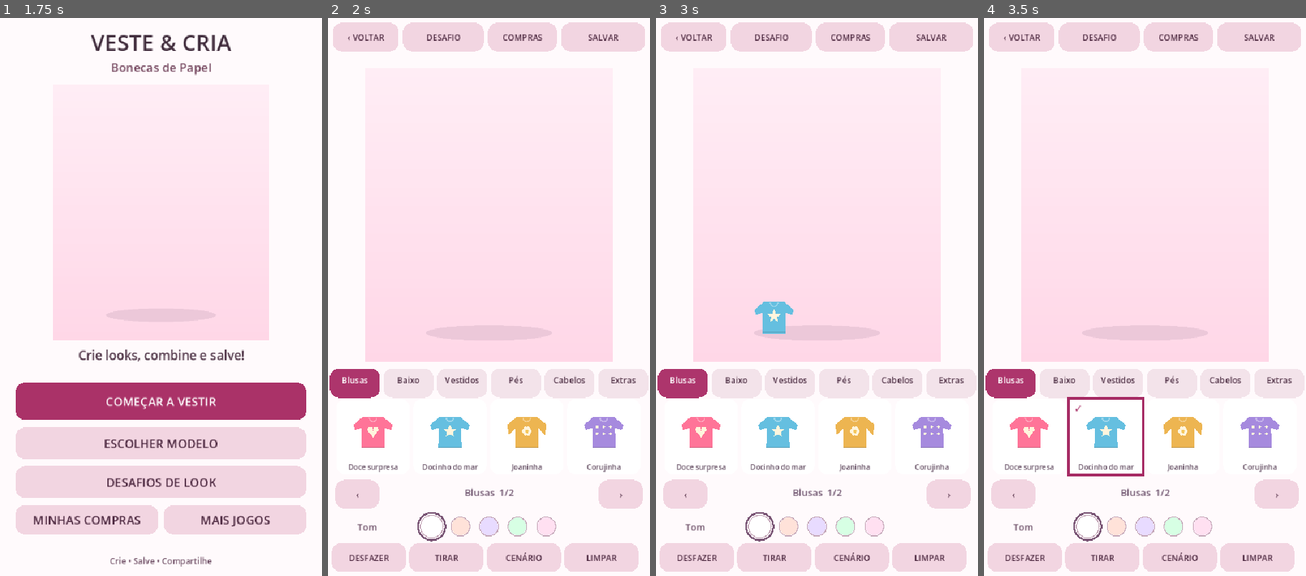
Above: before the commit, frames 1-4 (left to right).
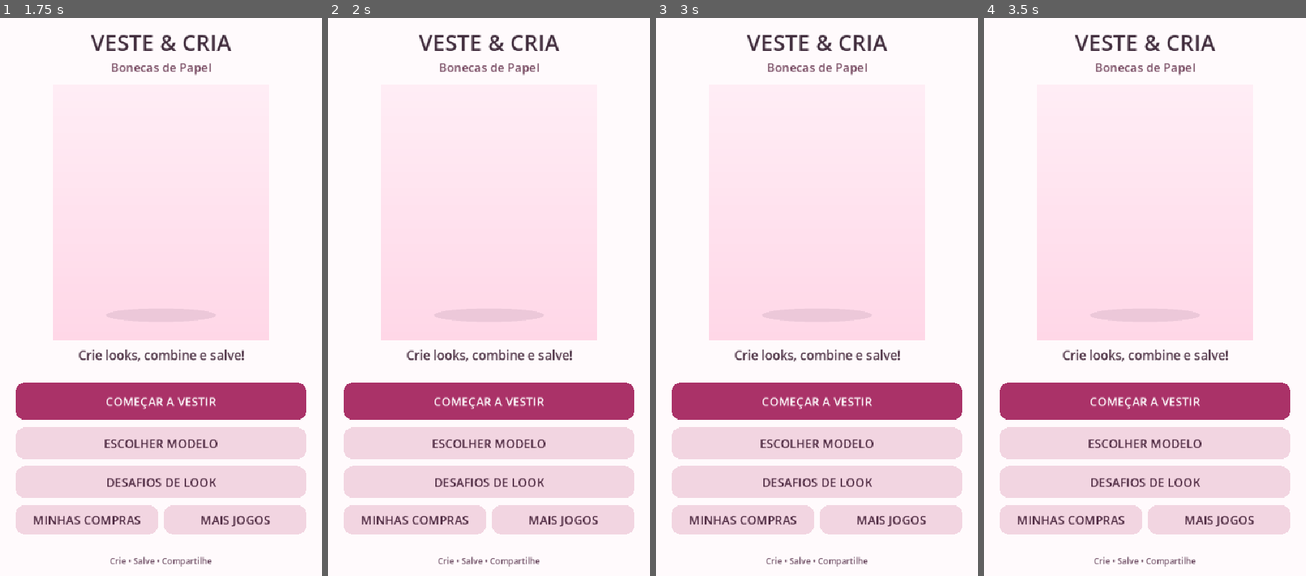
Above: after the commit, the same moments.

Repository: pitinga/game-paper-dolls-mobile
Game: Godot game, scene res://scenes/main.tscn
Same seed, same stepped clock (60 frames per second), same inputs: the game is played once before the commit and once after it.
Inputs (mouse positions are in pixels of both pictures, inside the frame that each line leads up to):
- Up to frame 1 (1.75 s): tap Enter at 0.5 s; drag from (161, 291) to (193, 163) at 0.52 s; tap Space at 1.25 s; drag from (96, 319) to (144, 403) at 1.27 s
- Up to frame 2 (2 s): no input
- Up to frame 3 (3 s): move the mouse to (849, 163) at 2.02 s; click (849, 163) at 2.17 s; tap Enter at 2.75 s; drag from (800, 403) to (720, 202) at 2.77 s
- Up to frame 4 (3.5 s): no input

Frame 1 is identical in both runs. In frame 2, 36% of the frame differs, in the area x 0-99%, y 0-100%; in frame 3, 36%; in frame 4, 36%.

Commit message:
fix: proteger gestos e validar exportação PNG real (#4)
DOLL-INPUT-003, DOLL-MULTI-004 e DOLL-EXPORT-TEST-005. 5 suítes Godot locais aprovadas, exportação gráfica PNG 540x640 em Xvfb confirmada no CI, workflow verde.

Diff:
--- a/scripts/studio.gd
+++ b/scripts/studio.gd
@@ -10,6 +10,7 @@
 const EXPORT_FOLDER := "user://criacoes"
 const ENTITLEMENT_FILE := "user://paper_dolls_pro.cfg"
 const WARDROBE_HEIGHT := 360.0
+const TAP_SLOP := 18.0
 # Never sell duplicated placeholder art. Enable only after unique licensed Pro assets ship.
 const PRO_SALES_ENABLED := false
 
@@ -21,6 +22,7 @@
 var dragging_id := ""
 var drag_pos := Vector2.ZERO
 var drag_origin := Vector2.ZERO
+var _tap_start_target := ""
 var toast := ""
 var toast_elapsed := 0.0
 var exported_path := ""
@@ -401,7 +403,8 @@
 		if event.pressed:
 			_pointer_down(event.index, event.position)
 		elif event.canceled:
-			_cancel_pointer()
+			if event.index == active_finger:
+				_cancel_pointer()
 		else:
 			_pointer_up(event.index, event.position)
 		accept_event()
@@ -440,6 +443,7 @@
 func _cancel_pointer() -> void:
 	active_finger = -99
 	dragging_id = ""
+	_tap_start_target = ""
 	queue_redraw()
 
 
@@ -450,6 +454,7 @@
 	drag_origin = point
 	drag_pos = point
 	dragging_id = _card_at(point) if screen == "studio" else ""
+	_tap_start_target = _tap_target_at(point) if dragging_id.is_empty() else ""
 	queue_redraw()
 
 
@@ -465,14 +470,70 @@
 	if active_finger != finger:
 		return
 	active_finger = -99
+	var initial_target := _tap_start_target
+	_tap_start_target = ""
 	if not dragging_id.is_empty():
 		var dragged := dragging_id
 		dragging_id = ""
 		if point.y < size.y - WARDROBE_HEIGHT or point.distance_to(drag_origin) < 22:
 			_wear(dragged)
-	else:
+	elif not initial_target.is_empty() and initial_target == _tap_target_at(point) \
+			and point.distance_to(drag_origin) <= TAP_SLOP:
 		_handle_tap(point)
 	queue_redraw()
+
+
+func _tap_target_at(point: Vector2) -> String:
+	# Um comando só vale para press/release no MESMO alvo; arraste vazio
+	# não pode iniciar compra, navegação, exportação nem apagar um look.
+	var y := point.y
+	var w := size.x
+	match screen:
+		"home":
+			if y >= size.y - 325 and y < size.y - 263: return "start"
+			if y >= size.y - 250 and y < size.y - 197: return "models"
+			if y >= size.y - 185 and y < size.y - 132: return "challenges"
+			if y >= size.y - 120 and y < size.y - 71: return "pro" if point.x < w * 0.5 else "games"
+		"studio":
+			if y >= 32 and y <= 80:
+				var headers := _studio_header_rects(w)
+				for i in range(headers.size()):
+					if headers[i].has_point(point): return "header_%d" % i
+			var top := size.y - WARDROBE_HEIGHT
+			if y >= size.y - 56:
+				var footer := floori((point.x - 6) / ((w - 20) / 4.0))
+				if footer >= 0 and footer < 4: return "footer_%d" % footer
+			elif y >= top + 250 and y < top + 305:
+				for i in range(5):
+					if point.distance_to(Vector2(w * 0.5 - 96 + i * 48, top + 276)) < 24: return "color_%d" % i
+			elif y >= top and y < top + 62:
+				var category_index := floori(point.x / (w / 6.0))
+				if category_index >= 0 and category_index < Catalog.CATEGORIES.size(): return "category_%d" % category_index
+			elif y >= top + 198 and y < top + 245:
+				if point.x < 95: return "page_prev"
+				if point.x > w - 95: return "page_next"
+		"models", "background":
+			if y < 85: return "back"
+			var start_y := 165.0 if screen == "models" else 158.0
+			var row_h := 270.0 if screen == "models" else 181.0
+			if y >= start_y:
+				return "item_%d" % (floori((y - start_y) / row_h) * 2 + (0 if point.x < w * 0.5 else 1))
+		"challenges":
+			if y < 85: return "back"
+			if y >= size.y - 96: return "challenge_start"
+			if y >= 165: return "challenge_%d" % floori((y - 165) / 113)
+		"finish":
+			if y < 85: return "back"
+			if y >= size.y - 168 and y < size.y - 115: return "share"
+			if y >= size.y - 235 and y < size.y - 179: return "save"
+			if y >= size.y - 105: return "new_look"
+		"pro":
+			if y < 85: return "back"
+			if y >= size.y - 249 and y < size.y - 187: return "purchase"
+			if y >= size.y - 173 and y < size.y - 117: return "restore"
+		"games":
+			if y < 85: return "back"
+	return ""
 
 
 func _card_at(point: Vector2) -> String:
--- /dev/null
+++ b/tests/test_graphical_export.gd
@@ -0,0 +1,79 @@
+extends SceneTree
+## Teste de exportação REAL: executar com display virtual, nunca --headless.
+## LIBGL_ALWAYS_SOFTWARE=1 xvfb-run -a godot --path . --script res://tests/test_graphical_export.gd
+
+var failures := 0
+
+
+func _initialize() -> void:
+	call_deferred("_run")
+
+
+func _check(ok: bool, description: String) -> void:
+	if not ok:
+		failures += 1
+		push_error("FALHOU - " + description)
+
+
+func _wait_export(game: Control) -> void:
+	for frame in range(120):
+		if not game._saving:
+			return
+		await process_frame
+
+
+func _run() -> void:
+	_check(DisplayServer.get_name() != "headless", "exportação requer renderer gráfico real")
+	if failures:
+		quit(1)
+		return
+	root.size = Vector2i(540, 960)
+	var nonce := "%d_%d" % [OS.get_process_id(), Time.get_ticks_usec()]
+	var base := "user://paper_export_graphics_%s" % nonce
+	var game: Control = load("res://scenes/main.tscn").instantiate()
+	game.studio_storage_path = base + ".cfg"
+	game.entitlement_file = base + "_pro.cfg"
+	game.export_folder = base + "_images"
+	root.add_child(game)
+	await process_frame
+	_check(game._portrait_view.get_child_count() == 1 and game._portrait.get_parent() == game._portrait_view,
+		"viewport exporta somente a composição, sem controles da interface")
+	game.state.wear("top_00")
+	game._portrait.queue_redraw()
+	await process_frame
+	await process_frame
+	game.export_png()
+	await _wait_export(game)
+	_check(not game._saving and not game.exported_path.is_empty(), "renderer gera PNG obrigatório")
+	var first_path: String = game.exported_path
+	var first_image := Image.new()
+	if not first_path.is_empty():
+		_check(first_image.load(first_path) == OK, "primeiro PNG é legível")
+	_check(first_image.get_size() == Vector2i(540, 640), "composição tem 540x640")
+	if not first_image.is_empty():
+		_check(first_image.get_pixel(270, 190) != first_image.get_pixel(15, 15), "boneca não é uma imagem vazia")
+	var first_corner := first_image.get_pixel(15, 15) if not first_image.is_empty() else Color.BLACK
+	_check(game.state.wear("top_01") and game.state.select_background(1), "troca de roupa e cenário aplicada ao estado")
+	game._portrait.queue_redraw()
+	await process_frame
+	await process_frame
+	game.export_png()
+	await _wait_export(game)
+	_check(not game._saving and not game.exported_path.is_empty(), "troca de look gera novo PNG")
+	var second_path: String = game.exported_path
+	var second_image := Image.new()
+	if not second_path.is_empty():
+		_check(second_image.load(second_path) == OK, "segundo PNG é legível")
+	_check(second_image.get_size() == Vector2i(540, 640), "segunda exportação mantém 540x640")
+	if not second_image.is_empty():
+		_check(second_image.get_pixel(15, 15) != first_corner,
+			"mudar cenário altera os pixels da composição exportada")
+		_check(not first_image.is_empty() and second_image.get_data() != first_image.get_data(),
+			"trocar roupa e cenário gera imagem diferente, sem UI")
+	game.queue_free()
+	await process_frame
+	for file in [first_path, second_path, base + ".cfg", base + "_pro.cfg"]:
+		if not file.is_empty() and FileAccess.file_exists(file):
+			DirAccess.remove_absolute(ProjectSettings.globalize_path(file))
+	print("Exportação gráfica: %d falha(s)." % failures)
+	quit(1 if failures else 0)
--- a/tests/test_studio_integration.gd
+++ b/tests/test_studio_integration.gd
@@ -32,6 +32,24 @@
 	root.add_child(game)
 	await process_frame
 	_check(game.screen == "home", "inicia no menu")
+	game._pointer_down(0, Vector2(200, 160))
+	game._pointer_up(0, Vector2(200, game.size.y - 295))
+	_check(game.screen == "home", "arrastar de área vazia para COMEÇAR não navega")
+	game._pointer_down(0, Vector2(200, game.size.y - 295))
+	game._pointer_up(0, Vector2(200, game.size.y - 295))
+	_check(game.screen == "studio", "tap legítimo no mesmo botão abre o estúdio")
+	game._pointer_down(0, Vector2(game.size.x * 0.5, 240))
+	game._pointer_up(0, Vector2(game.size.x - 25, game.size.y - 30))
+	_check(game.screen == "studio" and not game._clear_armed, "arraste vazio para LIMPAR não arma confirmação")
+	game.screen = "finish"
+	game._pointer_down(0, Vector2(200, 300))
+	game._pointer_up(0, Vector2(200, game.size.y - 70))
+	_check(game.screen == "finish", "arrastar vazio para CRIAR OUTRO LOOK não apaga nem navega")
+	game.screen = "pro"
+	game._pointer_down(0, Vector2(200, 300))
+	game._pointer_up(0, Vector2(200, game.size.y - 145))
+	_check(game.screen == "pro", "arrastar vazio até RESTAURAR não solicita compra")
+	game.screen = "home"
 	game.toast = ""
 	game.billing._on_disconnected()
 	_check(game.toast.is_empty(), "billing disconnect does not toast on automatic refresh")
@@ -124,6 +142,12 @@
 	game._pointer_down(0, Vector2(45, game.size.y - 200))
 	game._pointer_down(1, Vector2(165, game.size.y - 200))
 	_check(game.active_finger == 0, "segunda captura ignorada")
+	var second_cancel := InputEventScreenTouch.new()
+	second_cancel.index = 1
+	second_cancel.canceled = true
+	second_cancel.position = Vector2(165, game.size.y - 200)
+	game._gui_input(second_cancel)
+	_check(game.active_finger == 0 and not game.dragging_id.is_empty(), "cancelar dedo ignorado não encerra arraste do dedo capturado")
 	game._pointer_up(0, Vector2(300, 350))
 	_check(game.state.outfit["dress"] == "", "repetir toque na peça selecionada remove roupa")
 	game._handle_tap(Vector2(35, game.size.y - 30))
